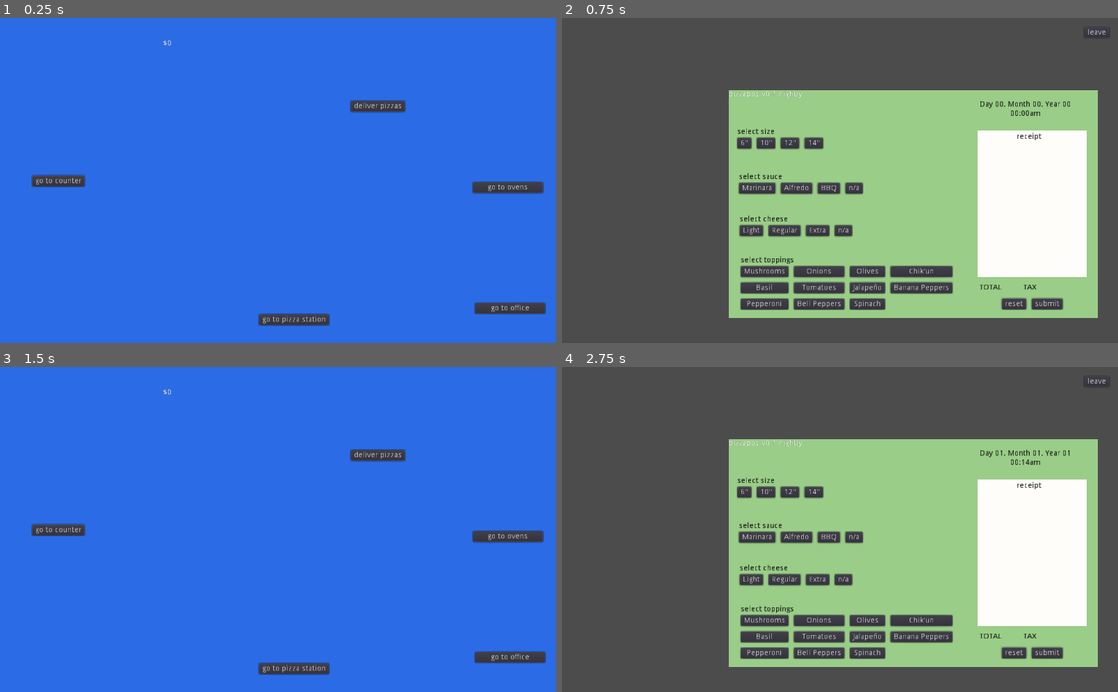
Above: before the commit, frames 1-4 (two rows, left to right).
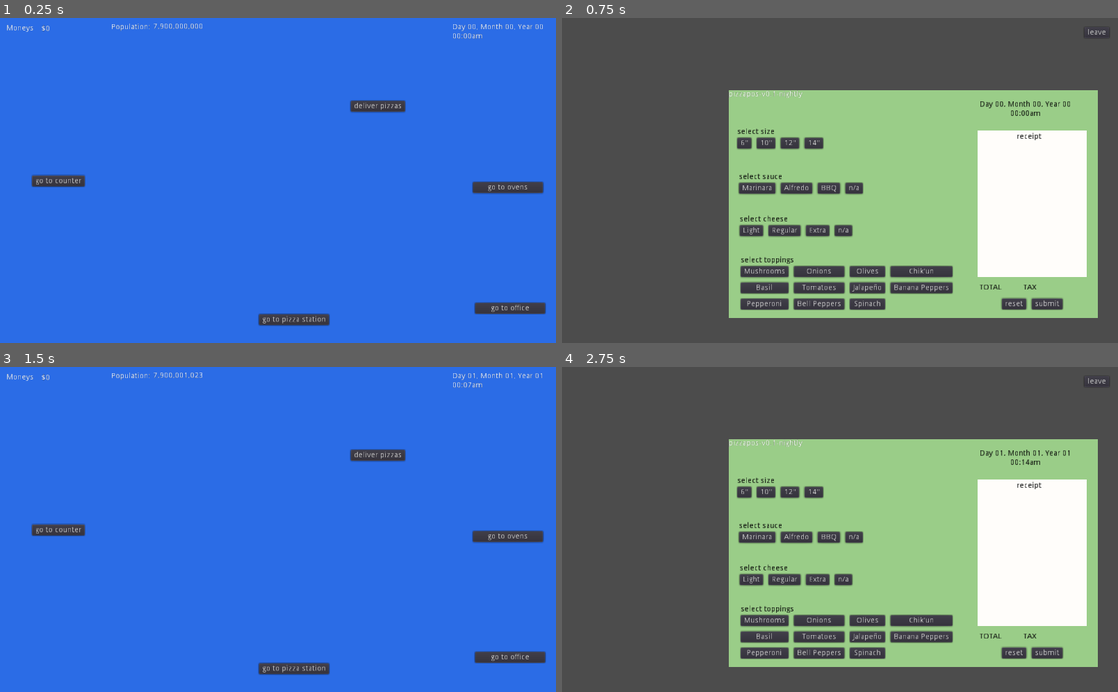
Above: after the commit, the same moments.

Repository: lstebner/pizzatheworld
Game: Godot game, scene res://scenes/PizzaShop.tscn
Two runs of this game, one before a commit and one after it. Both use one fixed random seed, a clock stepped at 60 frames per second and the inputs below.
Inputs:
- Up to frame 1 (0.25 s): no input
- Up to frame 2 (0.75 s): click "go to counter" at 0.5 s
- Up to frame 3 (1.5 s): click "leave" at 1.25 s
- Up to frame 4 (2.75 s): click "go to counter" at 2 s

The runs differ from the first frame. In frame 1, 0.3% of the frame differs, in the area x 1-98%, y 1-9%; in frame 2, nothing differs; in frame 3, 0.3%; in frame 4, nothing differs.

Commit message:
add LifetimeStats
  - some UI changes to display important stats
  - adding LifetimeStats methods
  - adding ever increasing population

Diff:
--- a/Constants.gd
+++ b/Constants.gd
@@ -118,3 +118,6 @@
 		PIZZA_SIZES.fourteen: 12,
 	}
 }
+
+const INITIAL_POPULATION = 7900000000
+const BIRTHS_PER_DAY = 385000 # believe it or not, these numbers are true to real life
--- /dev/null
+++ b/LifetimeStats.gd
@@ -0,0 +1,43 @@
+extends Node
+
+var daysCompleted = 0
+var pizzasDeliveredToday = 0
+var pizzasDeliveredLifetime = 0
+var currentPPR = 0
+var mostPizzasDeliveredInOneDay = 0
+var incomeToday = 0
+var incomeLifetime = 0
+var maxIncomeInOneDay = 0
+var dailyRecordLog = []
+
+enum objectKeys {
+	pizzasDeliveredToday,
+	pizzasDeliveredLifetime,
+	currentPPR,
+	incomeToday,
+	incomeLifetime,
+}
+
+# Called when the node enters the scene tree for the first time.
+func _ready():
+	pass # Replace with function body.
+
+func updateForEndOfDay():
+	daysCompleted += 1
+
+	if incomeToday > maxIncomeInOneDay:
+		maxIncomeInOneDay = incomeToday
+	if pizzasDeliveredToday > mostPizzasDeliveredInOneDay:
+		mostPizzasDeliveredInOneDay = pizzasDeliveredToday
+
+	print(createDailyRecordEntry())
+	dailyRecordLog.append(createDailyRecordEntry())
+
+func createDailyRecordEntry():
+	return {
+		objectKeys.pizzasDeliveredToday: pizzasDeliveredToday,
+		objectKeys.pizzasDeliveredLifetime: pizzasDeliveredLifetime,
+		objectKeys.currentPPR: currentPPR,
+		objectKeys.incomeToday: incomeToday,
+		objectKeys.incomeLifetime: incomeLifetime,
+	}
--- a/Player.gd
+++ b/Player.gd
@@ -15,12 +15,6 @@
 	var AvailableCheeses = Constants.CHEESES
 	var Ovens = [Models.Oven.new()]
 	var Pizzas = []
-	var Stats = {
-		"pizzasMade": 0,
-		"lifetimeIncome": 0,
-		"daysInBusiness": 0,
-		"customersServed": 0,
-	}
 	var Balance = 0
 	var Phone = Models.Phone.new()
 
@@ -31,6 +25,8 @@
 		Phone.connect("line_ringing", self, "_on_phone_line_ringing")
 		Phone.connect("line_disconnected", self, "_on_phone_line_disconnected")
 		Phone.connect("call_accepted", self, "_on_phone_call_accepted")
+		GlobalWorld.connect("day_changed", self, "_on_day_changed")
+		pass
 
 	func nextId():
 		_id_incrementer += 1
@@ -58,6 +54,9 @@
 	func _on_phone_call_accepted(line):
 		emit_signal("call_accepted", line)
 
+	func _on_day_changed():
+		LifetimeStats.updateForEndOfDay()
+
 class ResidentsFactory:
 	var residents = []
 
--- a/World.gd
+++ b/World.gd
@@ -1,4 +1,7 @@
 extends Node
+
+signal day_changed
+signal year_changed
 
 const SECONDS_IN_MINUTE = 1
 const MINUTES_IN_HOUR = 8
@@ -11,6 +14,7 @@
 const SECONDS_IN_DAY = SECONDS_IN_HOUR * HOURS_IN_DAY
 const SECONDS_IN_MONTH = SECONDS_IN_DAY * DAYS_IN_MONTH
 const SECONDS_IN_YEAR = DAYS_IN_YEAR * SECONDS_IN_DAY
+const MINUTES_IN_DAY = MINUTES_IN_HOUR * HOURS_IN_DAY
 
 var CustomerFactory = load("res://CustomerFactory.gd")
 
@@ -25,6 +29,8 @@
 	"year": 0,
 	"ampm": "am",
 }
+
+var currentPopulation = Constants.INITIAL_POPULATION
 
 var customerFactory = CustomerFactory.new()
 
@@ -50,7 +56,15 @@
 	timeIsFrozen = false
 
 func updateDate():
-	currentDate = getDateFromEpochTime(timeSinceEpoch)
+	var newDate = getDateFromEpochTime(timeSinceEpoch)
+
+	if newDate.dayOfMonth != currentDate.dayOfMonth:
+		currentPopulation += Constants.BIRTHS_PER_DAY
+		emit_signal("day_changed")
+	if newDate.year != currentDate.year:
+		emit_signal("year_changed")
+
+	currentDate = newDate
 
 func getDateFromEpochTime(epochTime):
 	var date = {
@@ -87,6 +101,18 @@
 func formattedDateString():
 	return "Day %s, Month %s, Year %s\n%s:%s%s" % [zeroPad(currentDate.dayOfMonth), zeroPad(currentDate.monthOfYear), zeroPad(currentDate.year), zeroPad(currentDate.hour), zeroPad(currentDate.minute), currentDate.ampm]
 
+func formattedPopulation(populationValue):
+	var string = str(populationValue)
+	var mod = string.length() % 3
+	var res = ""
+
+	for i in range(0, string.length()):
+		if i != 0 && i % 3 == mod:
+			res += ","
+		res += string[i]
+
+	return res
+
 func timestamp():
 	return "%s/%s/%s %s:%s" % [currentDate.monthOfYear, currentDate.dayOfMonth, currentDate.year, currentDate.hour, currentDate.minute]
 
--- a/project.godot
+++ b/project.godot
@@ -8,15 +8,21 @@
 
 config_version=4
 
-_global_script_classes=[  ]
+_global_script_classes=[ {
+"base": "Reference",
+"class": "Big",
+"language": "GDScript",
+"path": "res://BigNum.gd"
+} ]
 _global_script_class_icons={
-
+"Big": ""
 }
 
 [application]
 
 config/name="PizzaTheWorld"
 run/main_scene="res://scenes/PizzaShop.tscn"
+boot_splash/image="res://assets/pizzatheworld.png"
 config/icon="res://icon.png"
 
 [autoload]
@@ -25,6 +31,7 @@
 Names="*res://Names.gd"
 GlobalWorld="*res://World.gd"
 Models="*res://Models.gd"
+LifetimeStats="*res://LifetimeStats.gd"
 Player="*res://Player.gd"
 
 [display]
--- a/scenes/PizzaShop.gd
+++ b/scenes/PizzaShop.gd
@@ -15,6 +15,8 @@
 	locations.Office: null,
 	locations.Deliveries: null,
 }
+
+var currentPopulationDisplay = Constants.INITIAL_POPULATION
 
 # Called when the node enters the scene tree for the first time.
 func _ready():
@@ -51,8 +53,13 @@
 		nowBakingString += "\n%s" % Constants.RECEIPT_STATUSES.keys()[order.receipt.status]
 		openOrdersString += "\n------\n%s\n%s" % [nowBakingString, order.receipt.lineItemsString()]
 
+	if currentPopulationDisplay < GlobalWorld.currentPopulation:
+		currentPopulationDisplay += round(Constants.BIRTHS_PER_DAY / GlobalWorld.MINUTES_IN_DAY * delta)
+
 	$OpenOrdersLabel.text = openOrdersString
 	$Balance.text = "$%s" % Player.Shop.Balance
+	$WorldPopulation.text = "%s" % GlobalWorld.formattedPopulation(currentPopulationDisplay)
+	$CurrentDate.text = "%s" % GlobalWorld.formattedDateString()
 
 
 func _on_location_button_pressed(loc):
--- a/scenes/PizzaShop.tscn
+++ b/scenes/PizzaShop.tscn
@@ -117,11 +117,49 @@
 "_edit_use_anchors_": false
 }
 
-[node name="Balance" type="Label" parent="."]
-margin_left = 299.692
-margin_top = 40.4011
-margin_right = 339.692
-margin_bottom = 54.4011
+[node name="BalanceLabel" type="Label" parent="."]
+margin_left = 11.9058
+margin_top = 11.6738
+margin_right = 51.9058
+margin_bottom = 25.6738
+text = "Moneys"
 __meta__ = {
 "_edit_use_anchors_": false
 }
+
+[node name="Balance" type="Label" parent="."]
+margin_left = 76.0293
+margin_top = 13.2128
+margin_right = 116.029
+margin_bottom = 27.2128
+__meta__ = {
+"_edit_use_anchors_": false
+}
+
+[node name="WorldPopulationLabel" type="Label" parent="."]
+margin_left = 205.302
+margin_top = 10.1348
+margin_right = 277.302
+margin_bottom = 24.1348
+text = "Population:"
+__meta__ = {
+"_edit_use_anchors_": false
+}
+
+[node name="WorldPopulation" type="Label" parent="."]
+margin_left = 281.737
+margin_top = 8.59585
+margin_right = 321.737
+margin_bottom = 22.5958
+__meta__ = {
+"_edit_use_anchors_": false
+}
+
+[node name="CurrentDate" type="Label" parent="."]
+margin_left = 832.783
+margin_top = 9.53999
+margin_right = 872.783
+margin_bottom = 23.54
+__meta__ = {
+"_edit_use_anchors_": false
+}
